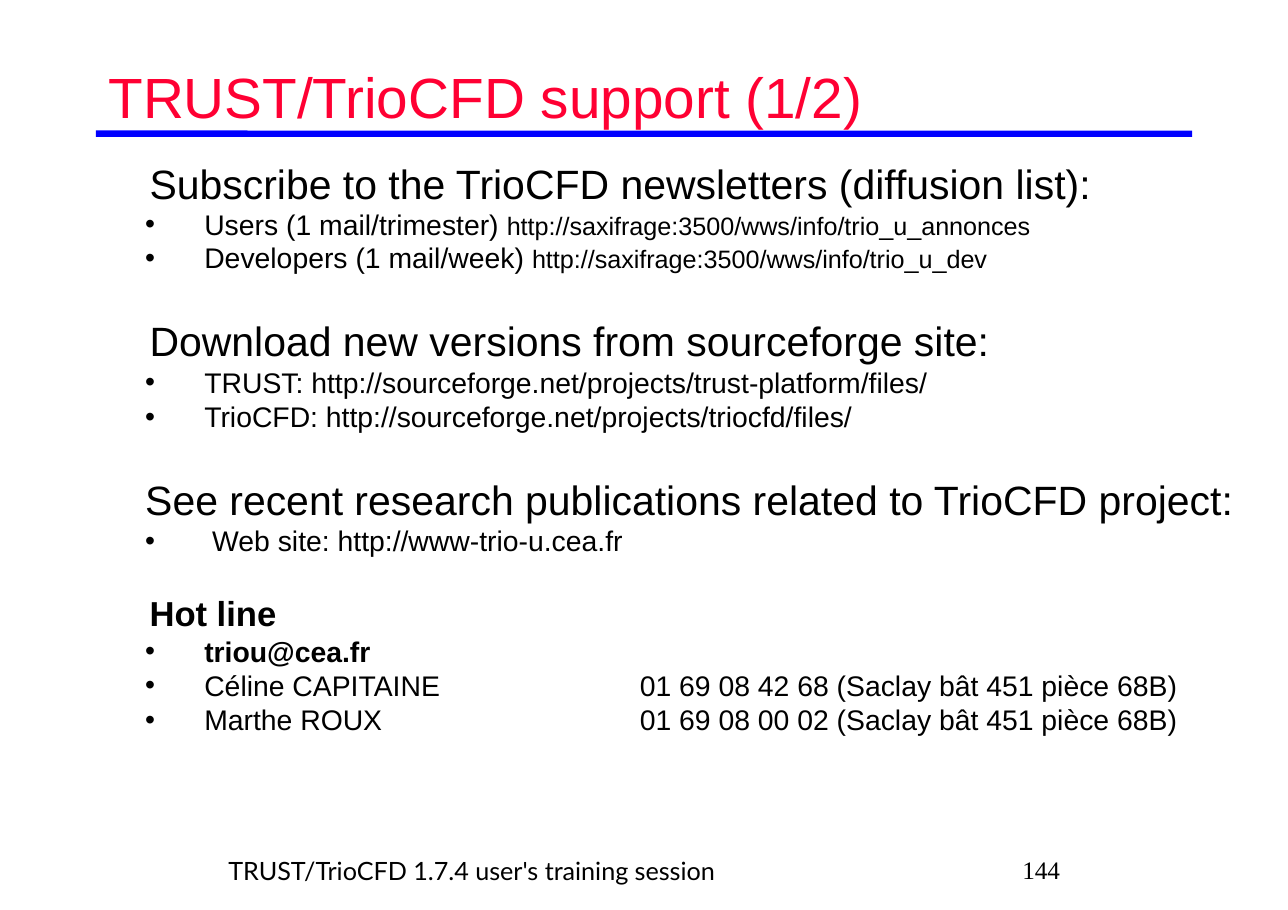
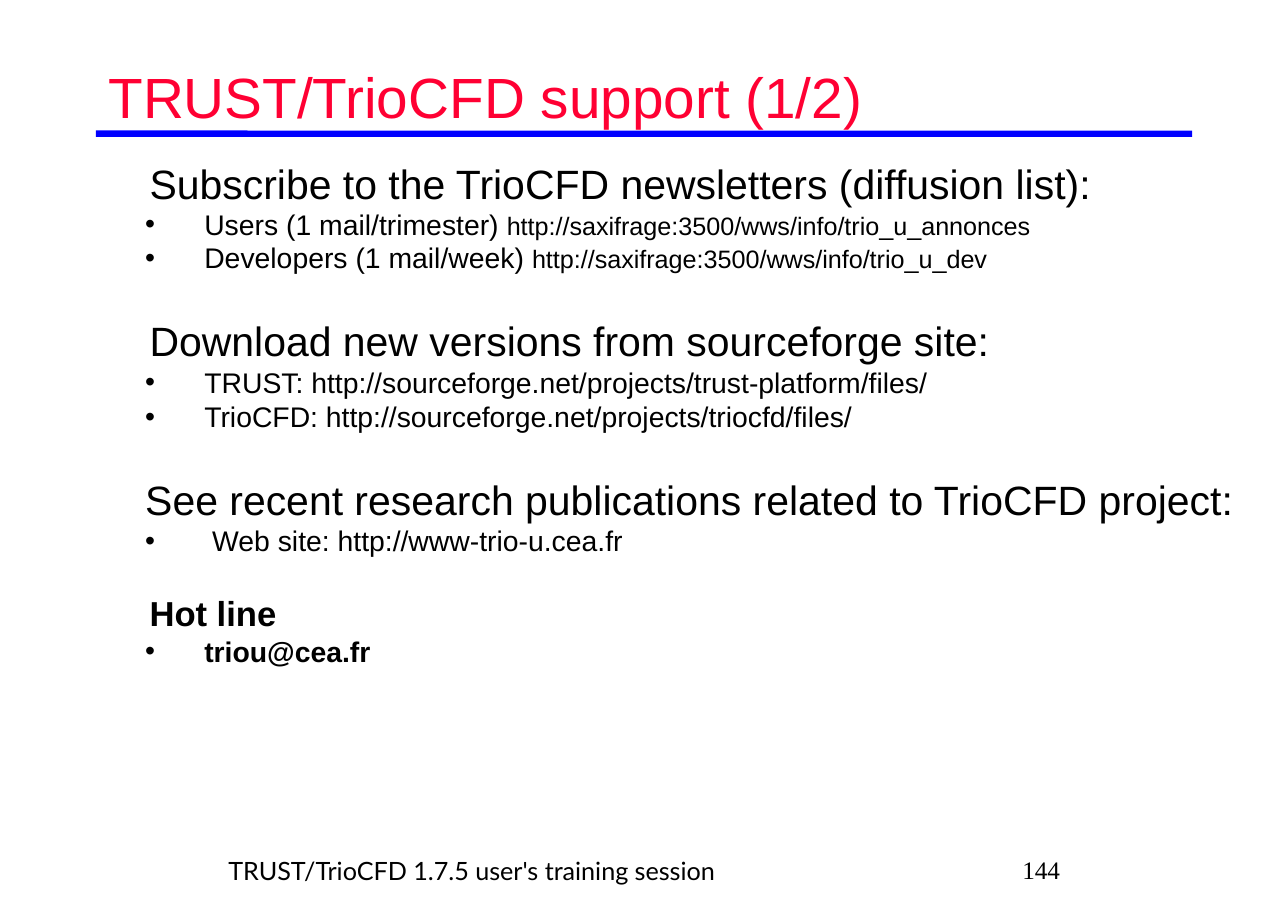
Before and after one commit to cea-trust-platform/trust-code, a slide deck: slide 144 of doc/TRUST/TRUST_and_TrioCFD_presentation.odp. Drawn at 1288x910 pixels with LibreOffice and Linux fonts; fonts in the diff are those of the drawing; background and template pictures are left out. Boxes give left, top, right and bottom in pixels: in the first picture for what was removed or moved away, otherwise in the second. Text is boxed around its words. In the diff, an @@ line names an element or a change of style, - is before the commit and + after.

```diff
--- a/doc/TRUST/TRUST_and_TrioCFD_presentation.odp
+++ b/doc/TRUST/TRUST_and_TrioCFD_presentation.odp
@@ text at [204,675,1177,736]: paragraphs removed @@
-  • Céline CAPITAINE 01 69 08 42 68 (Saclay bât 451 pièce 68B)
-  • Marthe ROUX 01 69 08 00 02 (Saclay bât 451 pièce 68B)
@@ text at [228,861,715,885]: text changed @@
-TRUST/TrioCFD 1.7.4 user's training session
+TRUST/TrioCFD 1.7.5 user's training session
```
Also in this commit, not shown: 188 other slides changed, 9 other files.
